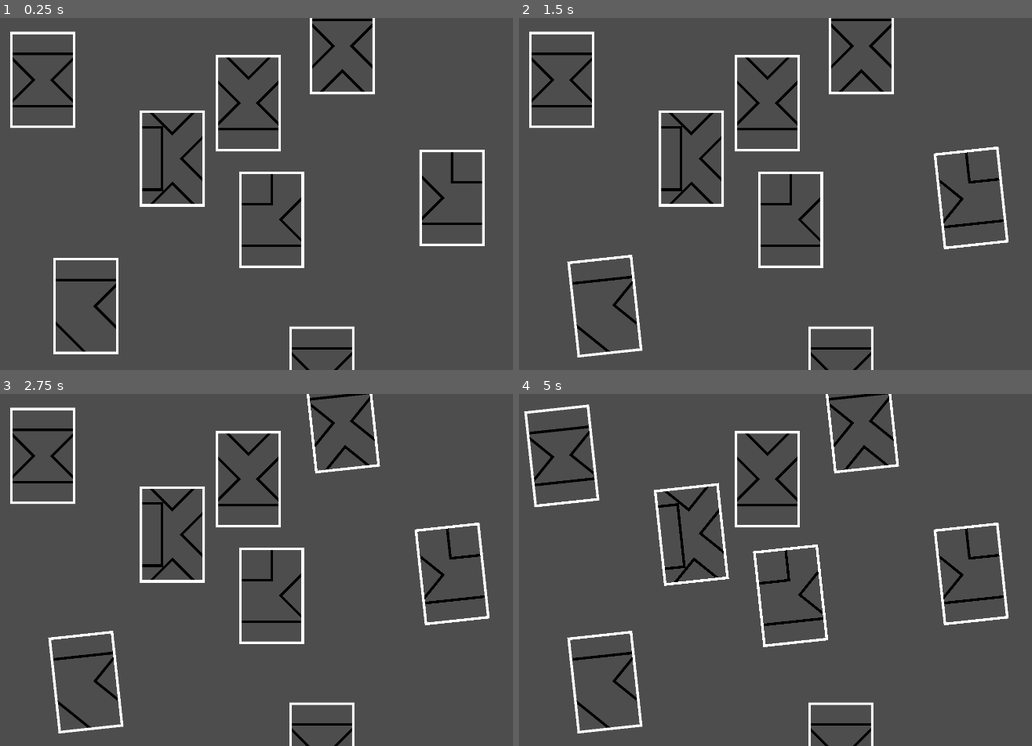
Above: before the commit, frames 1-4 (two rows, left to right).
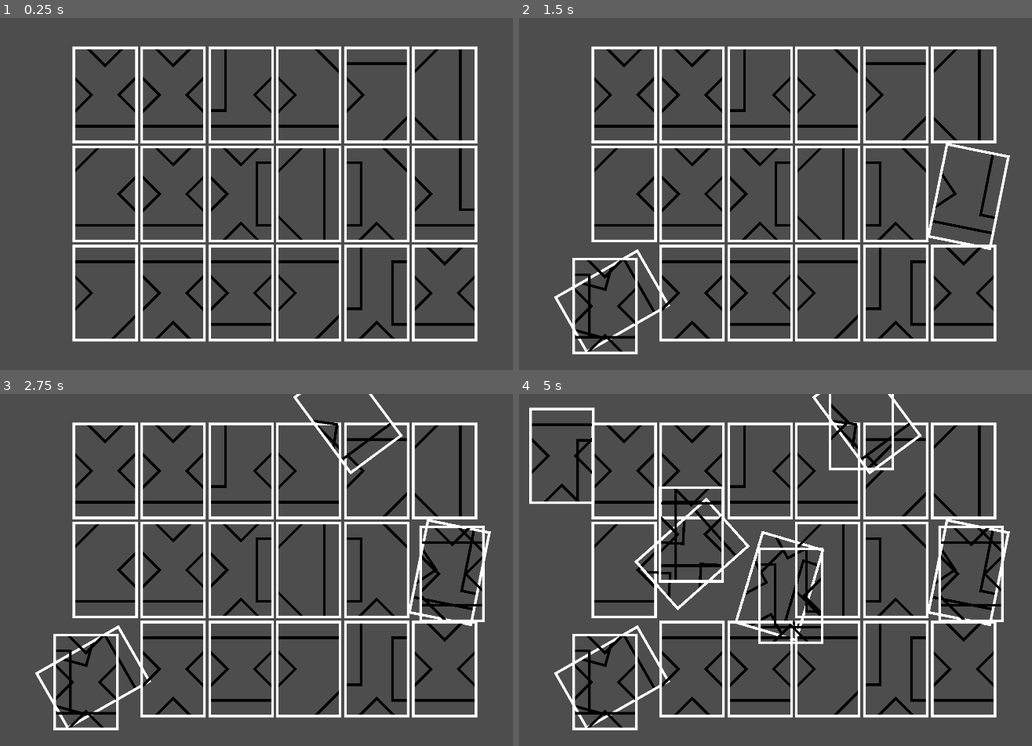
Above: after the commit, the same moments.

Repository: Pe3Hu/takirua
Game: Godot game, scene res://entities/bench/bench.tscn
Same seed, same stepped clock (60 frames per second), same inputs: the game is played once before the commit and once after it.
Inputs (mouse positions are in pixels of both pictures, inside the frame that each line leads up to):
- Up to frame 1 (0.25 s): no input
- Up to frame 2 (1.5 s): tap Enter at 0.5 s; move the mouse to (606, 306) at 0.52 s; hold W 0.53-1.28 s; tap E at 0.6 s; click (606, 306) at 0.67 s; tap Space at 0.77, 1.07 s; tap Q at 0.8, 1.35 s; move the mouse to (970, 197) at 1.27 s; click (970, 197) at 1.42 s
- Up to frame 3 (2.75 s): tap Space at 1.52, 1.55, 1.82, 2.1 s; move the mouse to (343, 422) at 2.02 s; hold W from 2.03 s (still down); click (343, 422) at 2.17 s; tap E at 2.3 s
- Up to frame 4 (5 s): tap Space at 2.75, 3.02, 3.32, 3.77, 3.8, 4.07, 4.52, 4.82 s; move the mouse to (560, 457) at 2.77 s; click (560, 457) at 2.85 s; tap Q at 3.05, 4.35 s; move the mouse to (693, 534) at 3.52 s; release W at 3.53 s; tap E at 3.6, 4.55 s; click (693, 534) at 3.67 s; tap Enter at 4.25 s; move the mouse to (790, 594) at 4.27 s; click (790, 594) at 4.42 s

The runs differ from the first frame. In frame 1, 18% of the frame differs, in the area x 1-95%, y 0-100%; in frame 2, 18%; in frame 3, 19%; in frame 4, 20%, in the area x 0-96%, y 0-100%.

Commit message:
version 0.1.1
1. removed SQUARE shape
2. reworked Plank entity

Diff:
--- a/entities/bench/bench.gd
+++ b/entities/bench/bench.gd
@@ -1,7 +1,29 @@
 extends Node2D
 
-
-
+const plank_scene = preload('uid://cffth16i5mnoo')
 
 func _ready() -> void:
 	position = get_viewport_rect().size / 2
+	init_planks()
+
+func init_planks() -> void:
+	var grid = Vector2i(6, 3)
+	var l = Catalog.PLANK_SIZE + Vector2.ONE * Catalog.JOINT_OUTLINE_WIDTH * 2
+
+	for _x in grid.x:
+		for _y in grid.y:
+			var coord = Vector2(_x, _y) + Vector2.ONE * 0.5
+			var anchor = (coord - grid * 0.5) * l
+			add_plank(anchor)
+
+func add_plank(position_: Vector2 = Vector2.ZERO) -> void:
+	var plank = plank_scene.instantiate()
+	plank.position = position_
+	%Planks.add_child(plank)
+
+func _unhandled_input(event: InputEvent) -> void:
+	if event is InputEventKey and event.pressed and not event.echo:
+		match event.keycode:
+			KEY_SPACE:
+				var local_pos = %Planks.to_local(get_global_mouse_position())
+				add_plank(local_pos)
--- a/entities/bench/bench.tscn
+++ b/entities/bench/bench.tscn
@@ -1,42 +1,9 @@
 [gd_scene format=3 uid="uid://dvf5ncaultddd"]
 
 [ext_resource type="Script" uid="uid://2tw36xlsqrci" path="res://entities/bench/bench.gd" id="1_xcqps"]
-[ext_resource type="PackedScene" uid="uid://cffth16i5mnoo" path="res://entities/bench/plank/plank.tscn" id="4_2d4gq"]
 
 [node name="Bench" type="Node2D" unique_id=850402043]
 script = ExtResource("1_xcqps")
 
 [node name="Planks" type="Node2D" parent="." unique_id=1520877607]
 unique_name_in_owner = true
-
-[node name="Plank" parent="Planks" unique_id=13949713 instance=ExtResource("4_2d4gq")]
-unique_name_in_owner = true
-position = Vector2(-432, 427)
-
-[node name="Plank2" parent="Planks" unique_id=1874124908 instance=ExtResource("4_2d4gq")]
-unique_name_in_owner = true
-position = Vector2(690, 95)
-
-[node name="Plank3" parent="Planks" unique_id=1278066965 instance=ExtResource("4_2d4gq")]
-unique_name_in_owner = true
-position = Vector2(354, -371)
-
-[node name="Plank4" parent="Planks" unique_id=218271806 instance=ExtResource("4_2d4gq")]
-unique_name_in_owner = true
-position = Vector2(291, 637)
-
-[node name="Plank5" parent="Planks" unique_id=1627951297 instance=ExtResource("4_2d4gq")]
-unique_name_in_owner = true
-position = Vector2(-564, -267)
-
-[node name="Plank6" parent="Planks" unique_id=147929951 instance=ExtResource("4_2d4gq")]
-unique_name_in_owner = true
-position = Vector2(-167, -26)
-
-[node name="Plank7" parent="Planks" unique_id=542311289 instance=ExtResource("4_2d4gq")]
-unique_name_in_owner = true
-position = Vector2(137, 162)
-
-[node name="Plank8" parent="Planks" unique_id=1678528909 instance=ExtResource("4_2d4gq")]
-unique_name_in_owner = true
-position = Vector2(66, -196)
--- a/entities/bench/plank/joint/joint.gd
+++ b/entities/bench/plank/joint/joint.gd
@@ -47,7 +47,9 @@
 	var anchor: Vector2 = Digest.joint_to_windrose_to_anchor[data.type][data.windrose]
 	position = anchor * l
 
-	if data.type == Bozo.Joint.RECTANGLE:
+	# Сдвиг поперёк оси прямоугольника одинаков для короткого и длинного.
+	# (Удлинение LONG_RECTANGLE идёт вдоль оси, а не поперёк.)
+	if data.type == Bozo.Joint.SHORT_RECTANGLE or data.type == Bozo.Joint.LONG_RECTANGLE:
 		var shift_angle := float(data.rotation_step + 1) * PI / 2.0
 		var shift := Vector2.from_angle(shift_angle) * Catalog.JOINT_SIDE_LENGTH * Catalog.RECTANGLE_WIDTH_SCALE / 2.0
 		position += shift
--- a/entities/bench/plank/joint/joint.tscn
+++ b/entities/bench/plank/joint/joint.tscn
@@ -11,6 +11,7 @@
 data = SubResource("Resource_kff0d")
 
 [node name="Area2D" type="Area2D" parent="." unique_id=739694590]
+input_pickable = false
 
 [node name="CollisionPolygon2D" type="CollisionPolygon2D" parent="Area2D" unique_id=800271785]
 
--- a/entities/bench/plank/joint/joint_data.gd
+++ b/entities/bench/plank/joint/joint_data.gd
@@ -4,7 +4,7 @@
 
 var plank: PlankData
 
-@export var type: Bozo.Joint = Bozo.Joint.SQUARE:
+@export var type: Bozo.Joint = Bozo.Joint.SHORT_RECTANGLE:
 	set(value):
 		if type == value: return
 		type = value
@@ -15,7 +15,6 @@
 		windrose = value
 		changed.emit()
 @export var post: Bozo.Post = Bozo.Post.CORNER
-@export var extent: Bozo.Extent = Bozo.Extent.SHORT
 # 0 = 0°, 1 = 90°, 2 = 180°, 3 = 270°
 @export_range(0, 3, 1) var rotation_step: int = 0:
 	set(value):
@@ -40,12 +39,14 @@
 		changed.emit()
 
 
-func _init(plank_: PlankData = null, type_: Bozo.Joint = Bozo.Joint.SQUARE, windrose_: Bozo.Windrose = Bozo.Windrose.N, extent_: Bozo.Extent = Bozo.Extent.SHORT) -> void:
+func _init(
+	plank_: PlankData = null,
+	type_: Bozo.Joint = Bozo.Joint.SHORT_RECTANGLE,
+	windrose_: Bozo.Windrose = Bozo.Windrose.N
+) -> void:
 	plank = plank_
 	type = type_
 	windrose = windrose_
-	if Digest.windrose_to_extents[windrose].has(extent_):
-		extent = extent_
 	post = Digest.windrose_to_post[windrose]
 
 	if Digest.joint_to_windrose_to_rotation.has(type):
@@ -53,17 +54,10 @@
 
 ## Возвращает точки фигуры (уже повёрнутые) вокруг начала координат узла.
 func get_points() -> PackedVector2Array:
-	var h := Catalog.JOINT_SIDE_LENGTH / 2.0
+	var h := Catalog.JOINT_SIDE_LENGTH * Catalog.TRIANGLE_CATHETUS_SCALE
 	var pts := PackedVector2Array()
 
 	match type:
-		Bozo.Joint.SQUARE:
-			pts = PackedVector2Array([
-				Vector2(-h, -h),
-				Vector2(h, -h),
-				Vector2(h, h),
-				Vector2(-h, h),
-			])
 		Bozo.Joint.TRIANGLE:
 			# Прямоугольный треугольник: прямой угол в левом нижнем углу
 			pts = PackedVector2Array([
@@ -71,9 +65,9 @@
 				Vector2(-h, -h),
 				Vector2(h, h),
 			])
-		Bozo.Joint.RECTANGLE:
+		Bozo.Joint.SHORT_RECTANGLE, Bozo.Joint.LONG_RECTANGLE:
 			var rw := Catalog.JOINT_SIDE_LENGTH * Catalog.RECTANGLE_WIDTH_SCALE
-			var rl := Catalog.JOINT_SIDE_LENGTH * float(Digest.extent_to_factor[extent])
+			var rl := Catalog.JOINT_SIDE_LENGTH * float(Digest.joint_to_factor[type])
 			var hw := rw / 2.0
 			var hl := rl / 2.0
 			pts = PackedVector2Array([
--- a/entities/bench/plank/plank.gd
+++ b/entities/bench/plank/plank.gd
@@ -152,20 +152,26 @@
 
 func _input(event: InputEvent) -> void:
 	if event is InputEventKey and event.pressed and not event.echo and selected:
-		if event.keycode == KEY_W:
-			_flip()
-			get_viewport().set_input_as_handled()
-			return
+		match event.keycode:
+			KEY_W:
+				_flip()
+				get_viewport().set_input_as_handled()
+				return
+			KEY_SPACE:
+				_regenerate_data()
+				get_viewport().set_input_as_handled()
+				return
 
 	if event is InputEventKey and event.pressed and not event.echo and selected and not _candidates.is_empty():
-		if event.keycode == KEY_E:
-			_cycle_candidate(1)
-			get_viewport().set_input_as_handled()
-			return
-		elif event.keycode == KEY_Q:
-			_cycle_candidate(-1)
-			get_viewport().set_input_as_handled()
-			return
+		match event.keycode:
+			KEY_E:
+				_cycle_candidate(1)
+				get_viewport().set_input_as_handled()
+				return
+			KEY_Q:
+				_cycle_candidate(-1)
+				get_viewport().set_input_as_handled()
+				return
 
 	if event is InputEventMouseButton and event.button_index == MOUSE_BUTTON_LEFT and not event.pressed:
 		if not selected: return
@@ -257,8 +263,6 @@
 	for c in _candidates:
 		if c.self_joint == mine and c.other_joint == other: return
 	_candidates.append({ self_joint = mine, other_joint = other })
-
-
 func _is_compatible(mine: Joint, other: Joint) -> bool:
 	if mine.data == null or other.data == null: return false
 	if mine.data.type != other.data.type: return false
@@ -269,11 +273,17 @@
 		if mp != null and op != null and mp == op:
 			return false
 
-	if other.data.type == Bozo.Joint.RECTANGLE:
-		if mine.data.extent != other.data.extent:
-			return false
+	# Для прямоугольников проверка extent больше не нужна — тип сам по себе
+	# кодирует длину (SHORT_RECTANGLE != LONG_RECTANGLE уже отсекается выше).
 
 	return true
+
+
+func _should_check_flip(sj: Joint, oj: Joint) -> bool:
+	if sj.data == null or oj.data == null: return false
+	# 180°-неоднозначность есть только у прямоугольных джойнтов.
+	return sj.data.type == Bozo.Joint.SHORT_RECTANGLE \
+		or sj.data.type == Bozo.Joint.LONG_RECTANGLE
 
 
 func _same_pair(a: Dictionary, b: Dictionary) -> bool:
@@ -318,10 +328,13 @@
 # --- Снап ---
 
 func _update_snapping(mouse: Vector2) -> Variant:
+	var sj: Joint
+	var oj: Joint
+
 	# Удержание уже активного снапа
 	if not _snapped_pair.is_empty():
-		var sj = _snapped_pair.get("self_joint")
-		var oj = _snapped_pair.get("other_joint")
+		sj = _snapped_pair.get("self_joint")
+		oj = _snapped_pair.get("other_joint")
 		if not is_instance_valid(sj) or not is_instance_valid(oj):
 			_snapped_pair = {}
 		elif mouse.distance_to(_snap_mouse_origin) <= SNAP_DETACH_DISTANCE:
@@ -339,14 +352,14 @@
 	var best_dist := SNAP_ATTACH_DISTANCE
 	var best_cur: Transform2D = Transform2D.IDENTITY
 	var best_alt: Transform2D = Transform2D.IDENTITY
-	var best_needs_flip := false
+	#var best_needs_flip := false
 	var best_alt_valid := false
 	var write := 0
 
 	for i in range(_candidates.size()):
 		var c = _candidates[i]
-		var sj = c.get("self_joint")
-		var oj = c.get("other_joint")
+		sj = c.get("self_joint")
+		oj = c.get("other_joint")
 		if not is_instance_valid(sj) or not is_instance_valid(oj):
 			continue
 
@@ -371,7 +384,7 @@
 			best_cur = snap_cur
 			best_alt = snap_alt
 			best_alt_valid = alt_valid
-			best_needs_flip = (d_alt < d)
+			#best_needs_flip = (d_alt < d)
 			_snapped_pair = _dup_pair(c)
 			_snap_mouse_origin = mouse
 
@@ -386,8 +399,8 @@
 	_candidate_index = best_idx
 
 	var best = _candidates[best_idx]
-	var sj := best.self_joint as Joint
-	var oj := best.other_joint as Joint
+	sj = best.self_joint
+	oj = best.other_joint
 
 	# Разрешаем переворот только для прямоугольных джойнтов.
 	if _should_check_flip(sj, oj):
@@ -413,11 +426,6 @@
 	return { transform = cur, needs_flip = false }
 
 
-func _should_check_flip(sj: Joint, oj: Joint) -> bool:
-	if sj.data == null or oj.data == null: return false
-	# Только для прямоугольных (квадратных) джойнтов — там есть 180° неоднозначность
-	return sj.data.type == Bozo.Joint.RECTANGLE
-
 
 func _compute_snap_transform(self_joint: Joint, other_joint: Joint) -> Transform2D:
 	return _compute_snap_transform_ex(self_joint, other_joint, is_flipped)
@@ -585,3 +593,14 @@
 		if cur is Plank: return cur as Plank
 		cur = cur.get_parent()
 	return null
+
+func _regenerate_data() -> void:
+	_snapped_pair = {}
+	_candidates.clear()
+	_candidate_index = 0
+	_highlight_self = null
+	_highlight_other = null
+
+	data = PlankData.new()
+
+	_refresh_highlight()
--- a/entities/bench/plank/plank_data.gd
+++ b/entities/bench/plank/plank_data.gd
@@ -20,30 +20,35 @@
 
 func add_joint() -> void:
 	if free_windroses.is_empty(): return
-	var extent = Bozo.Extent.SHORT
 	var type: Bozo.Joint
 	var windrose: Bozo.Windrose
 	var post: Bozo.Post
 
 	if joints.is_empty():
-		type = Bozo.Joint.RECTANGLE
-		extent = Helper.get_random_key(Digest.extent_to_weignt)
-		windrose = Digest.joint_to_windrose_to_anchor[type].keys().pick_random()
-		#windrose = Bozo.Windrose.W
-		#extent = Bozo.Extent.LONG
+		# Первый джойнт — всегда прямоугольник (короткий или длинный).
+		windrose = Helper.get_random_key(Digest.windrose_to_weight)
+		var type_options = Digest.windrose_to_joints[windrose].filter(func (a): return a != Bozo.Joint.TRIANGLE)
+		type = type_options.pick_random()
+		post = Digest.windrose_to_post[windrose]
 	else:
 		if free_windroses.size() == 3 and joints.size() == 1:
 			post = Bozo.Post.CORNER
-			type = Helper.get_random_key(Digest.post_to_joint_to_weignt[post])
-			var windrose_options = Digest.extent_to_windroses[extent]
+			type = Bozo.Joint.TRIANGLE
+			#type = Helper.get_random_key(Digest.post_to_joint_to_weignt[post])
+			var windrose_options: Array = Digest.joint_to_windroses[type]
 			windrose_options = windrose_options.filter(func (a): return free_windroses.has(a))
 			windrose = windrose_options.pick_random()
 		else:
 			windrose = free_windroses.pick_random()
 			post = Digest.windrose_to_post[windrose]
-			type = Helper.get_random_key(Digest.post_to_joint_to_weignt[post])
+			var valid_weights := {}
 
-			if type == Bozo.Joint.RECTANGLE:
+			for _t in Digest.windrose_to_joints[windrose]:
+				valid_weights[_t] = Digest.post_to_joint_to_weignt[post][_t]
+
+			type = Helper.get_random_key(valid_weights)
+
+			if type == Bozo.Joint.SHORT_RECTANGLE or type == Bozo.Joint.LONG_RECTANGLE:
 				var is_used: bool = false
 
 				for windrose_neighbor in Digest.windrose_neighbors[windrose]:
@@ -54,13 +59,13 @@
 				if is_used:
 					type = Bozo.Joint.TRIANGLE
 
-	var joint = JointData.new(self, type, windrose, extent)
+	var joint = JointData.new(self, type, windrose)
 	joints.append(joint)
 	windrose_to_joint[windrose] = joint
 
 	var used_windroses = Digest.windrose_neighbors[windrose].duplicate()
 
-	if joint.extent == Bozo.Extent.LONG:
+	if joint.type == Bozo.Joint.LONG_RECTANGLE:
 		for windrose_neighbor in Digest.windrose_neighbors[windrose]:
 			used_windroses.append_array(Digest.windrose_neighbors[windrose_neighbor])
 	else:
--- a/global/Bozo.gd
+++ b/global/Bozo.gd
@@ -1,34 +1,26 @@
 extends Node
-
-
 
 enum Joint {
 	NONE = 0,
-	SQUARE = 1,
-	TRIANGLE = 2,
-	RECTANGLE = 3
+	TRIANGLE = 1,
+	SHORT_RECTANGLE = 2,
+	LONG_RECTANGLE = 3,
 }
 
 enum Post {
 	NONE = 0,
 	CORNER = 4,
-	SIDE = 5,
+	SIDE = 5
 }
 
 enum Windrose {
 	NONE = 0,
-	N  = 6,
+	N = 6,
 	NE = 7,
-	E  = 8,
+	E = 8,
 	SE = 9,
-	S  = 10,
+	S = 10,
 	SW = 11,
-	W  = 12,
-	NW = 13,
+	W = 12,
+	NW = 13
 }
-
-enum Extent {
-	NONE = 0,
-	SHORT = 14,
-	LONG = 15
-}
--- a/global/Catalog.gd
+++ b/global/Catalog.gd
@@ -4,8 +4,12 @@
 
 const JOINT_SIDE_LENGTH: float = 96
 const JOINT_OUTLINE_WIDTH: float = 8
-const RECTANGLE_WIDTH_SCALE: float = 2.0 / 3.0
+const RECTANGLE_WIDTH_SCALE: float = 1.0 / 2.0
+const TRIANGLE_CATHETUS_SCALE: float = 1.0 / 2.5
+
+var PLANK_SIZE = Vector2(2, 3) * JOINT_SIDE_LENGTH
 
 const windroses = [Bozo.Windrose.N, Bozo.Windrose.NE, Bozo.Windrose.E, Bozo.Windrose.SE, Bozo.Windrose.S, Bozo.Windrose.SW, Bozo.Windrose.W, Bozo.Windrose.NW]
 
 const PLANK_JOINT_SIZE: int = 3
+const rectangles = [Bozo.Joint.SHORT_RECTANGLE, Bozo.Joint.LONG_RECTANGLE,]
--- a/global/Digest.gd
+++ b/global/Digest.gd
@@ -5,50 +5,60 @@
 
 
 #region weight
-var extent_to_factor = {
-	Bozo.Extent.SHORT: 2,
-	Bozo.Extent.LONG: 3
+var joint_to_factor = {
+	Bozo.Joint.SHORT_RECTANGLE: 2,
+	Bozo.Joint.LONG_RECTANGLE: 3
 }
 
-var extent_to_weignt = {
-	Bozo.Extent.SHORT: 2,
-	Bozo.Extent.LONG: 5
+var joint_to_weight = {
+	Bozo.Joint.SHORT_RECTANGLE: 2,
+	Bozo.Joint.LONG_RECTANGLE: 5
 }
 
 var post_to_joint_to_weignt = {
 	Bozo.Post.CORNER: {
 		Bozo.Joint.TRIANGLE: 2,
-		Bozo.Joint.SQUARE: 5
+		Bozo.Joint.SHORT_RECTANGLE: 1,
 	},
 	Bozo.Post.SIDE: {
 		Bozo.Joint.TRIANGLE: 1,
-		Bozo.Joint.RECTANGLE: 2
+		Bozo.Joint.SHORT_RECTANGLE: 1,
+		Bozo.Joint.LONG_RECTANGLE: 1,
 	},
+}
+
+var windrose_to_weight = {
+	Bozo.Windrose.N: 6,
+	Bozo.Windrose.E: 4,
+	Bozo.Windrose.S: 5,
+	Bozo.Windrose.W: 3,
 }
 #endregion
 
 #region windrose
 var joint_to_windrose_to_anchor = {
-	Bozo.Joint.SQUARE: {
-		Bozo.Windrose.NE: Vector2(0.5, -1),
-		Bozo.Windrose.SE: Vector2(0.5, 1),
-		Bozo.Windrose.SW: Vector2(-0.5, 1),
-		Bozo.Windrose.NW: Vector2(-0.5, -1),
-	},
 	Bozo.Joint.TRIANGLE: {
-		Bozo.Windrose.NE: Vector2(0.5, -1),
-		Bozo.Windrose.SE: Vector2(0.5, 1),
-		Bozo.Windrose.SW: Vector2(-0.5, 1),
-		Bozo.Windrose.NW: Vector2(-0.5, -1),
+		Bozo.Windrose.NE: Vector2(1.0 - Catalog.TRIANGLE_CATHETUS_SCALE, -1.5 + Catalog.TRIANGLE_CATHETUS_SCALE),
+		Bozo.Windrose.SE: Vector2(1.0 - Catalog.TRIANGLE_CATHETUS_SCALE,  1.5 - Catalog.TRIANGLE_CATHETUS_SCALE),
+		Bozo.Windrose.SW: Vector2(-1.0 + Catalog.TRIANGLE_CATHETUS_SCALE, 1.5 - Catalog.TRIANGLE_CATHETUS_SCALE),
+		Bozo.Windrose.NW: Vector2(-1.0 + Catalog.TRIANGLE_CATHETUS_SCALE, -1.5 + Catalog.TRIANGLE_CATHETUS_SCALE),
 		Bozo.Windrose.N: Vector2(0, -1.5),
 		Bozo.Windrose.E: Vector2(1, 0),
 		Bozo.Windrose.S: Vector2(0, 1.5),
 		Bozo.Windrose.W: Vector2(-1, 0),
 	},
-	Bozo.Joint.RECTANGLE: {
+	Bozo.Joint.SHORT_RECTANGLE: {
 		Bozo.Windrose.N: Vector2(0, -1.5),
+		Bozo.Windrose.S: Vector2(0, 1.5),
 		Bozo.Windrose.E: Vector2(1, 0),
-		Bozo.Windrose.S: Vector2(0, 1.5),
+		Bozo.Windrose.W: Vector2(-1, 0),
+		Bozo.Windrose.NE: Vector2(1, -0.5),
+		Bozo.Windrose.SE: Vector2(1, 0.5),
+		Bozo.Windrose.NW: Vector2(-1, -0.5),
+		Bozo.Windrose.SW: Vector2(-1, 0.5),
+	},
+	Bozo.Joint.LONG_RECTANGLE: {
+		Bozo.Windrose.E: Vector2(1, 0),
 		Bozo.Windrose.W: Vector2(-1, 0),
 	}
 }
@@ -64,10 +74,18 @@
 		Bozo.Windrose.S: 1,
 		Bozo.Windrose.W: 2,
 	},
-	Bozo.Joint.RECTANGLE: {
+	Bozo.Joint.SHORT_RECTANGLE: {
 		Bozo.Windrose.N: 0,
 		Bozo.Windrose.E: 1,
 		Bozo.Windrose.S: 2,
+		Bozo.Windrose.W: 3,
+		Bozo.Windrose.NE: 1,
+		Bozo.Windrose.SE: 1,
+		Bozo.Windrose.SW: 3,
+		Bozo.Windrose.NW: 3,
+	},
+	Bozo.Joint.LONG_RECTANGLE: {
+		Bozo.Windrose.E: 1,
 		Bozo.Windrose.W: 3,
 	}
 }
@@ -83,21 +101,26 @@
 	Bozo.Windrose.W: Bozo.Post.SIDE,
 }
 
-
-var windrose_to_extents = {
-	Bozo.Windrose.NE: [Bozo.Extent.SHORT],
-	Bozo.Windrose.SE: [Bozo.Extent.SHORT],
-	Bozo.Windrose.SW: [Bozo.Extent.SHORT],
-	Bozo.Windrose.NW: [Bozo.Extent.SHORT],
-	Bozo.Windrose.N: [Bozo.Extent.SHORT],
-	Bozo.Windrose.E: [Bozo.Extent.SHORT, Bozo.Extent.LONG],
-	Bozo.Windrose.S: [Bozo.Extent.SHORT],
-	Bozo.Windrose.W: [Bozo.Extent.SHORT, Bozo.Extent.LONG],
+var post_to_windroses = {
+	Bozo.Post.CORNER: [Bozo.Windrose.NE, Bozo.Windrose.SE,Bozo.Windrose.SW, Bozo.Windrose.NW],
+	Bozo.Post.SIDE: [Bozo.Windrose.N, Bozo.Windrose.E, Bozo.Windrose.S,Bozo.Windrose.W],
 }
 
-var extent_to_windroses = {
-	Bozo.Extent.SHORT: [Bozo.Windrose.NE, Bozo.Windrose.SE,Bozo.Windrose.SW, Bozo.Windrose.NW],
-	Bozo.Extent.LONG: [Bozo.Windrose.N, Bozo.Windrose.E,  Bozo.Windrose.S,Bozo.Windrose.W]
+var windrose_to_joints = {
+	Bozo.Windrose.NE: [Bozo.Joint.TRIANGLE, Bozo.Joint.SHORT_RECTANGLE],
+	Bozo.Windrose.SE: [Bozo.Joint.TRIANGLE, Bozo.Joint.SHORT_RECTANGLE],
+	Bozo.Windrose.SW: [Bozo.Joint.TRIANGLE, Bozo.Joint.SHORT_RECTANGLE],
+	Bozo.Windrose.NW: [Bozo.Joint.TRIANGLE, Bozo.Joint.SHORT_RECTANGLE],
+	Bozo.Windrose.N: [Bozo.Joint.TRIANGLE, Bozo.Joint.SHORT_RECTANGLE],
+	Bozo.Windrose.E: [Bozo.Joint.TRIANGLE, Bozo.Joint.SHORT_RECTANGLE, Bozo.Joint.LONG_RECTANGLE],
+	Bozo.Windrose.S: [Bozo.Joint.TRIANGLE, Bozo.Joint.SHORT_RECTANGLE],
+	Bozo.Windrose.W: [Bozo.Joint.TRIANGLE, Bozo.Joint.SHORT_RECTANGLE, Bozo.Joint.LONG_RECTANGLE],
+}
+
+var joint_to_windroses = {
+	Bozo.Joint.TRIANGLE: [Bozo.Windrose.N, Bozo.Windrose.E, Bozo.Windrose.S,Bozo.Windrose.W, Bozo.Windrose.NE, Bozo.Windrose.SE,Bozo.Windrose.SW, Bozo.Windrose.NW],
+	Bozo.Joint.SHORT_RECTANGLE: [Bozo.Windrose.E, Bozo.Windrose.W, Bozo.Windrose.N, Bozo.Windrose.S, Bozo.Windrose.NE, Bozo.Windrose.SE,Bozo.Windrose.SW, Bozo.Windrose.NW],
+	Bozo.Joint.LONG_RECTANGLE: [Bozo.Windrose.E, Bozo.Windrose.W]
 }
 
 const windrose_neighbors = {
